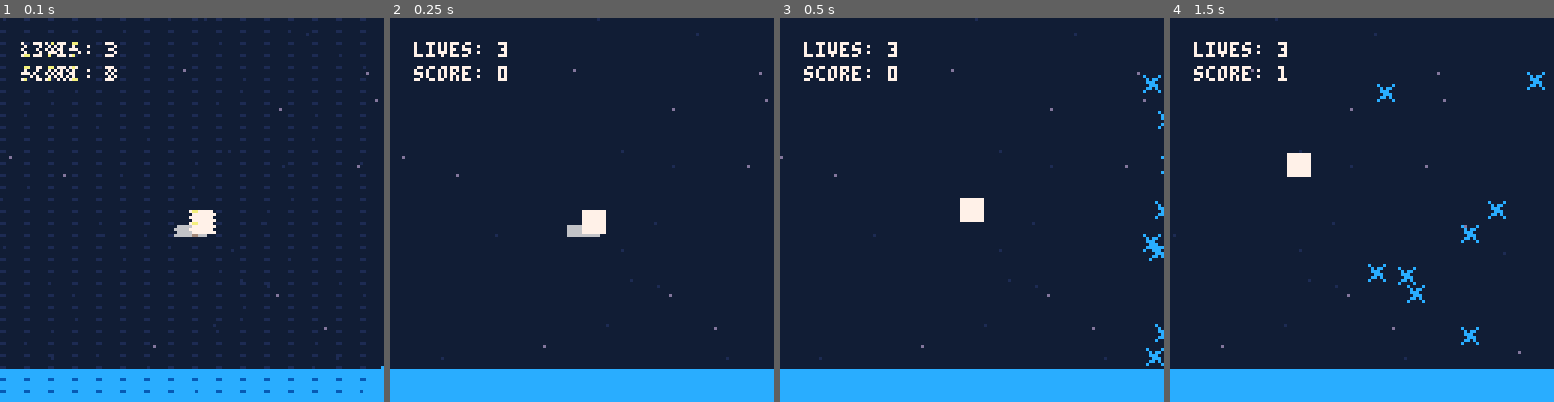
Above: before the commit, frames 1-4 (left to right).
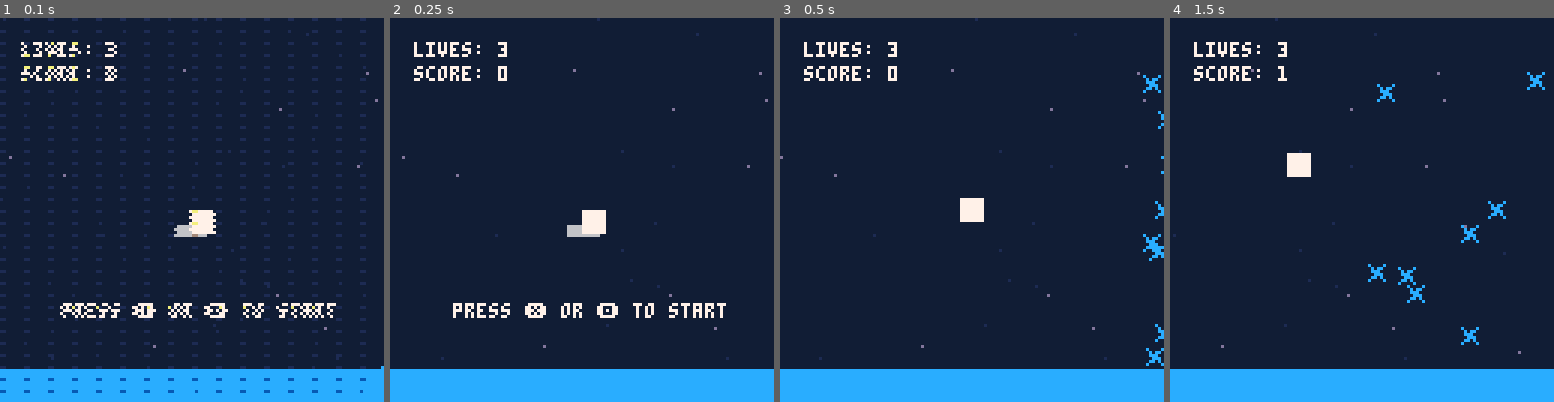
Above: after the commit, the same moments.

Repository: jmross/pico8-balloon-journey
Game: PICO-8 cartridge trip.p8
The game is run twice, just before and just after one commit, with the same random seed, the same clock (stepped at 60 frames per second) and the same inputs.
Inputs:
- Up to frame 1 (0.1 s): no input
- Up to frame 2 (0.25 s): no input
- Up to frame 3 (0.5 s): tap X (X key) at 0.33 s
- Up to frame 4 (1.5 s): tap O (Z key) at 0.7 s; tap X (X key) at 1.07 s

The runs differ from the first frame. In frame 1, 1.1% of the frame differs, in the area x 15-88%, y 74-79%; in frame 2, 1.1%; in frame 3, nothing differs; in frame 4, nothing differs.

Commit message:
added start message

Diff:
--- a/main.lua
+++ b/main.lua
@@ -27,6 +27,9 @@
   score = 0,
   timer = 0,
 
+  start_message = "press ❎ or 🅾️ to start",
+  game_over_message = "game over",
+
   start = function(this)
     this.started = true
     this.grav = 0.1
@@ -202,7 +205,11 @@
   -- water
   rectfill(0, max_y, max_x, max_y - 10, 12)
 
+  if not game.started then
+    print(game.start_message, max_x / 2 - #game.start_message * 2, 3 * max_y / 4, 7)
+  end
+
   if game.game_over then
-    print("game over", max_x / 2 - 18, max_y / 2, 7)
-  end
-end
+    print(game.game_over_message, max_x / 2 - #game.game_over_message * 2, max_y / 2, 7)
+  end
+end
